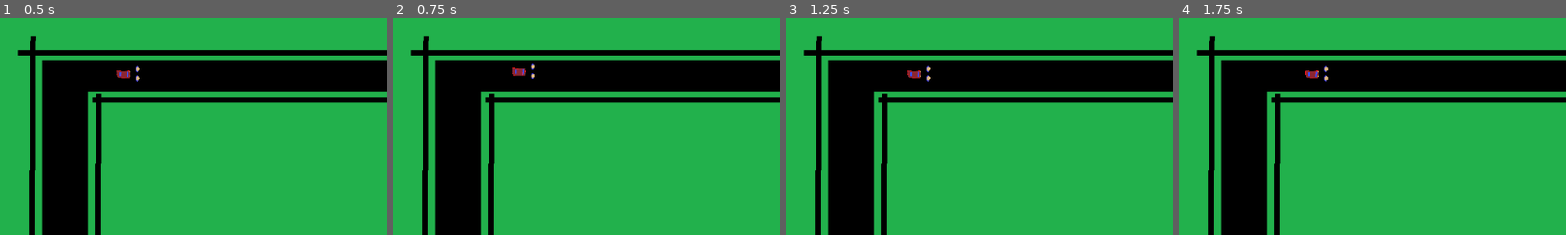
Above: before the commit, frames 1-4 (left to right).
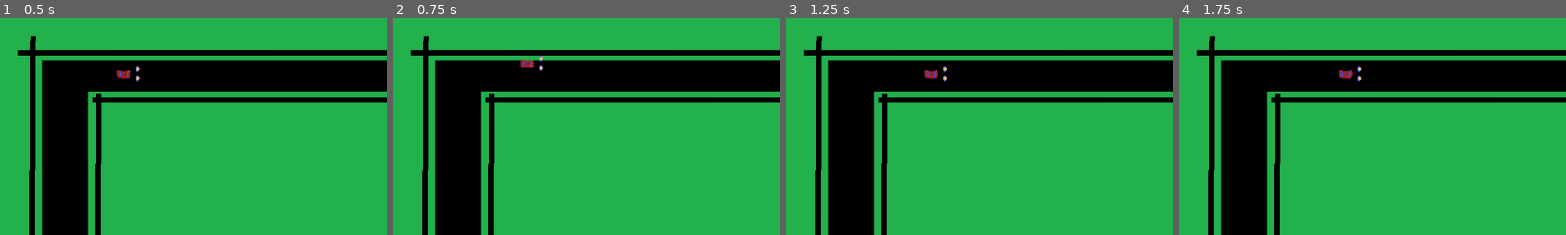
Above: after the commit, the same moments.

Repository: pazhersh/CarPull
Game: Godot game, scene res://scenes/main.tscn
Two runs of this game, one before a commit and one after it. Both use one fixed random seed, a clock stepped at 60 frames per second and the inputs below.
Inputs:
- Up to frame 1 (0.5 s): no input
- Up to frame 2 (0.75 s): tap Enter at 0.5 s; hold D (right) from 0.53 s (still down); tap Q (Row 1 Person 1) at 0.6 s
- Up to frame 3 (1.25 s): keep holding D (right); tap A (Row 2 Person 1) at 0.8 s
- Up to frame 4 (1.75 s): tap Space at 1.25 s; release D (right) at 1.28 s; hold S (down) from 1.28 s (still down); tap A (Row 2 Person 1) at 1.35 s; tap Q (Row 1 Person 1) at 1.55 s
The pictures show only the part of the screen within x 4-53%, y 0-50%; the shares and areas given below are measured in that part.

Frame 1 is identical in both runs. In frame 2, 0.3% of the frame differs, in the area x 30-39%, y 17-29%; in frame 3, 0.3%; in frame 4, 0.4%, in the area x 32-48%, y 21-30%.

Commit message:
implemented deceleration

Diff:
--- a/scripts/car.gd
+++ b/scripts/car.gd
@@ -1,18 +1,25 @@
 extends CharacterBody2D
 var Person = load('res://scripts/person.gd')
 
-const PULL_POWER = 300.0
-const MAX_ROW = 2
-const MAX_COLUMN = 1
+const DECELERATION = 0.5
+
+var motion = Vector2()
+
+func are_vectors_in_opposite_directions(vector1, vector2):
+	return vector1.angle_to(vector2) > PI / 2 # is the angle over 90d in radians
 
 func _physics_process(delta):
-	var person1 = Person.new(1, 1, "Row 1 Person 1")
-	var person2 = Person.new(2, 1, "Row 2 Person 1")
+	var person1 = Person.new(1, 2, "Row 1 Person 1") # changed to col=2 for a more fun angle
+	var person2 = Person.new(2, 2, "Row 2 Person 1") # TODO: change the angle calculation in Person
 	var people = [person1, person2]
 
-	# Get the input direction and handle the movement/deceleration.
-	# As good practice, you should replace UI actions with custom gameplay actions.
 	var poeple_movement = people.reduce(func(acc, current): return acc + current.process(), Vector2())
-	velocity = poeple_movement * PULL_POWER
+	motion += poeple_movement
 
-	move_and_slide()
+	var deceleration = -motion.normalized() * DECELERATION
+	if are_vectors_in_opposite_directions(motion + deceleration, motion):
+		motion = Vector2()
+	else:
+		motion += deceleration
+
+	move_and_collide(motion)
--- a/scripts/person.gd
+++ b/scripts/person.gd
@@ -2,6 +2,7 @@
 
 const MAX_ROW = 2
 const MAX_COLUMN = 1
+const PULL_POWER = 5.0
 
 var _row
 var _col
@@ -17,5 +18,5 @@
 		var x = 1
 		var row_center = MAX_ROW / _row
 		var y = _row - row_center
-		return Vector2(x, y).normalized()
+		return Vector2(x, y).normalized() * PULL_POWER
 	return Vector2()
